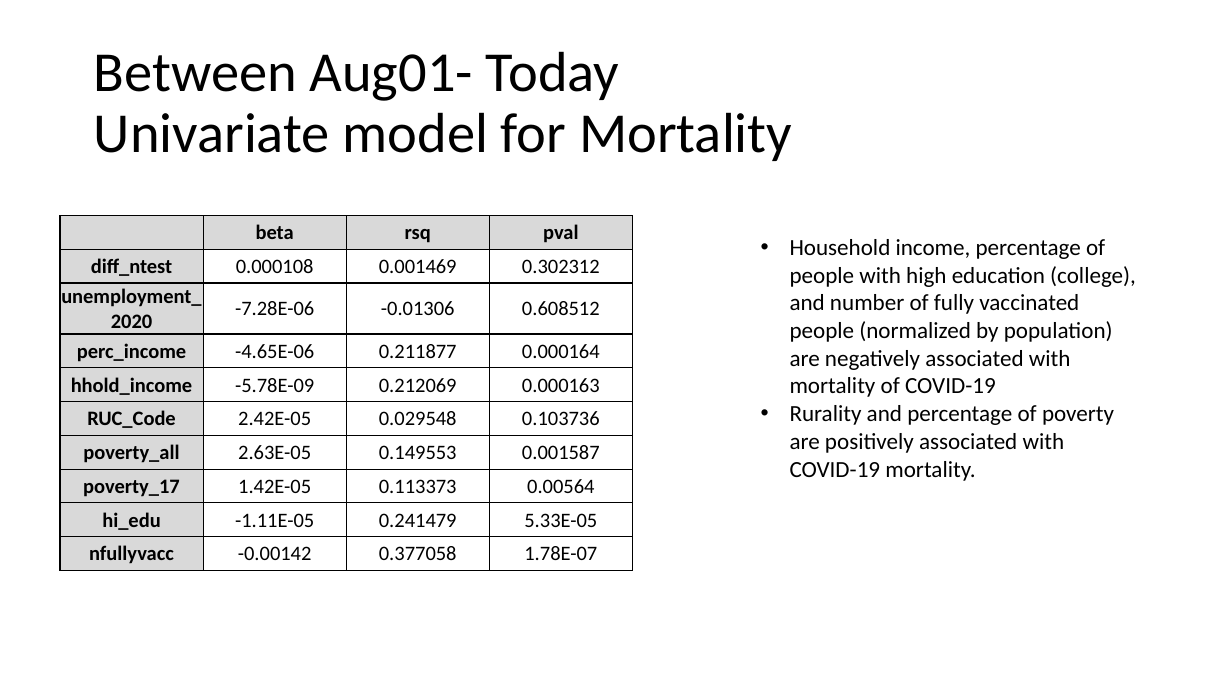
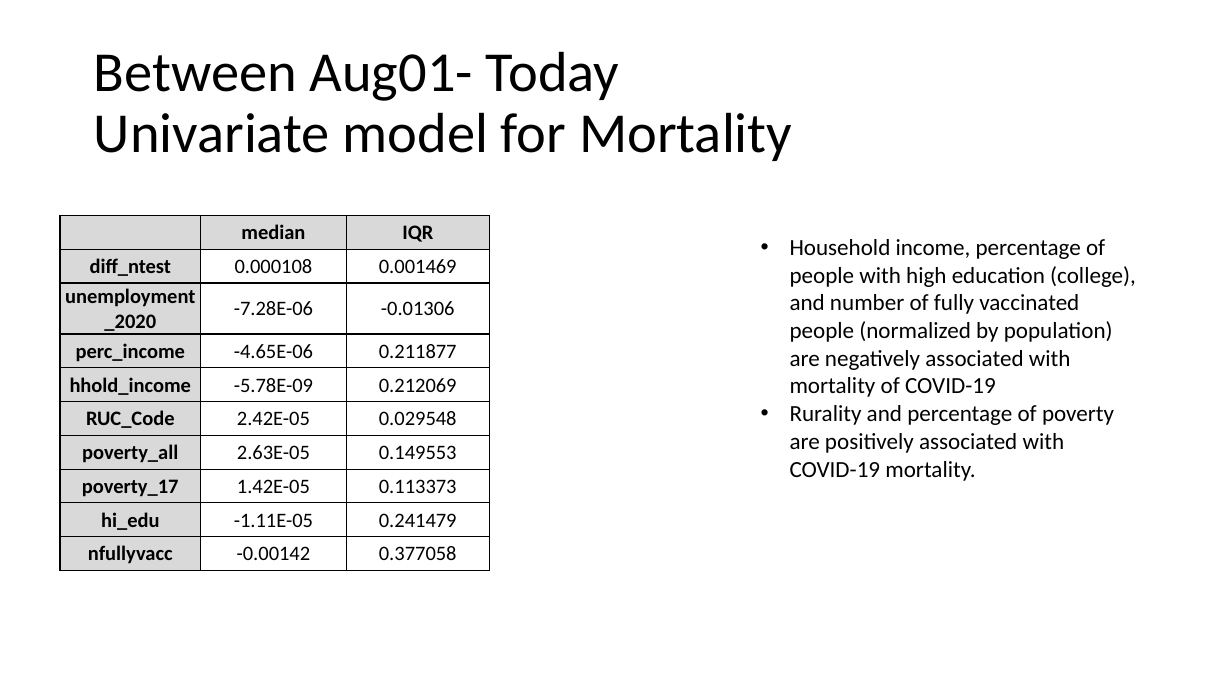
Before and after one commit to gescobararrepol/med_264, a slide deck: slide 9 of MED264_Project.pptx (slide 6 before the commit). Drawn at 1232x693 pixels with LibreOffice and Linux fonts; fonts in the diff are those of the drawing. Boxes give left, top, right and bottom in pixels: in the first picture for what was removed or moved away, otherwise in the second. Text is boxed around its words. In the diff, an @@ line names an element or a change of style, - is before the commit and + after.

```diff
--- a/MED264_Project.pptx
+++ b/MED264_Project.pptx
@@ table at [60, 215, 490, 569] @@
-column 2: beta | 0.000108 | -7.28E-06 | -4.65E-06 | -5.78E-09 | 2.42E-05 | 2.63E-05 | 1.42E-05 | -1.11E-05 | -0.00142
-column 3: rsq | 0.001469 | -0.01306 | 0.211877 | 0.212069 | 0.029548 | 0.149553 | 0.113373 | 0.241479 | 0.377058
-column 4: pval | 0.302312 | 0.608512 | 0.000164 | 0.000163 | 0.103736 | 0.001587 | 0.00564 | 5.33E-05 | 1.78E-07
+column 2: median | 0.000108 | -7.28E-06 | -4.65E-06 | -5.78E-09 | 2.42E-05 | 2.63E-05 | 1.42E-05 | -1.11E-05 | -0.00142
+column 3: IQR | 0.001469 | -0.01306 | 0.211877 | 0.212069 | 0.029548 | 0.149553 | 0.113373 | 0.241479 | 0.377058
@@ table: place and size @@
-table at [60, 215, 633, 569]
+table at [60, 215, 490, 569]
```
Also in this commit, not shown: 3 other slides changed, 5 slides added, 38 other files.
